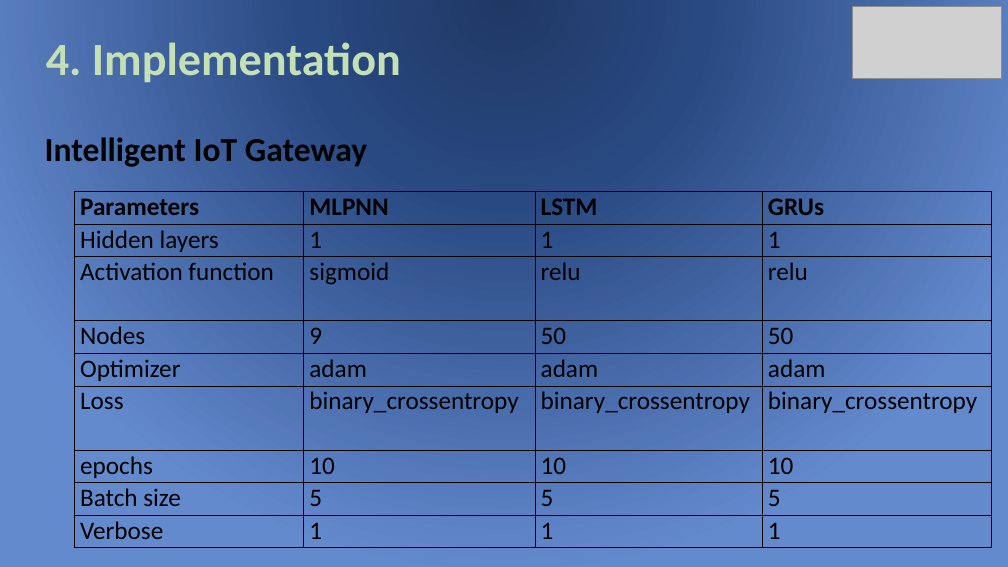
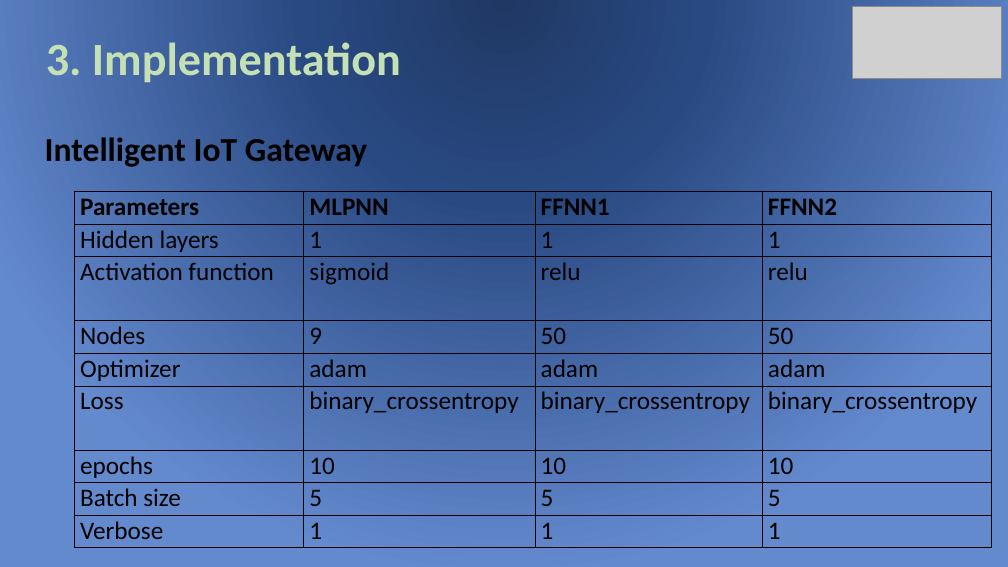
Before and after one commit to baharababah/DIM, a slide deck: slide 30 of DIM_Presentation.pptx (slide 43 before the commit). Drawn at 1008x567 pixels with LibreOffice and Linux fonts; fonts in the diff are those of the drawing; grey boxes stand for pictures. Boxes give left, top, right and bottom in pixels: in the first picture for what was removed or moved away, otherwise in the second. Text is boxed around its words. In the diff, an @@ line names an element or a change of style, - is before the commit and + after.

```diff
--- a/DIM_Presentation.pptx
+++ b/DIM_Presentation.pptx
@@ text at (46,42,401,83): text changed @@
-4. Implementation
+3. Implementation
@@ table at (74,192,991,548) @@
-row 1, column 3: LSTM
+row 1, column 3: FFNN1
-row 1, column 4: GRUs
+row 1, column 4: FFNN2
```
Also in this commit, not shown: 49 other slides changed, 13 slides removed, 55 other files.
